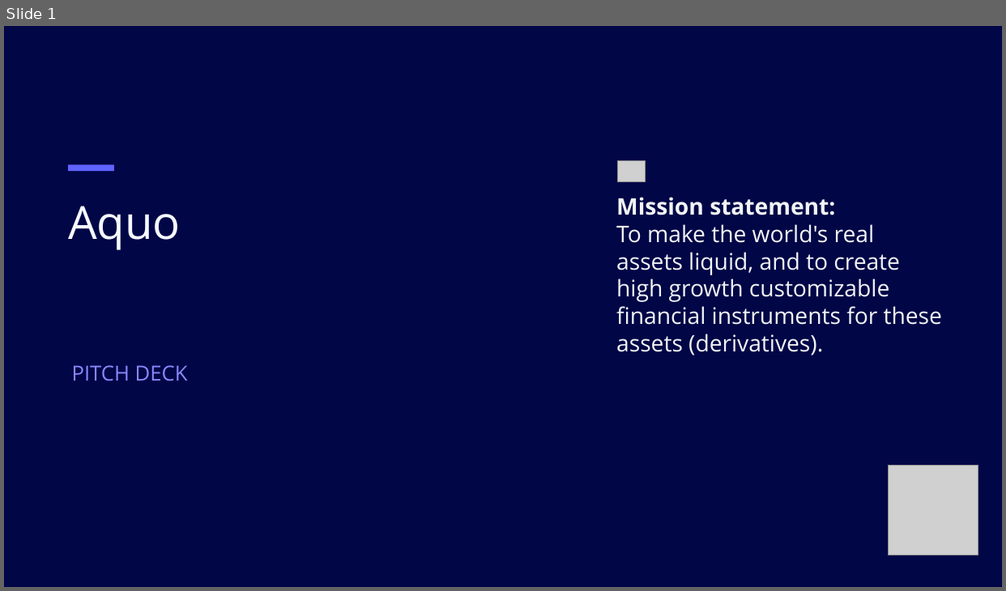
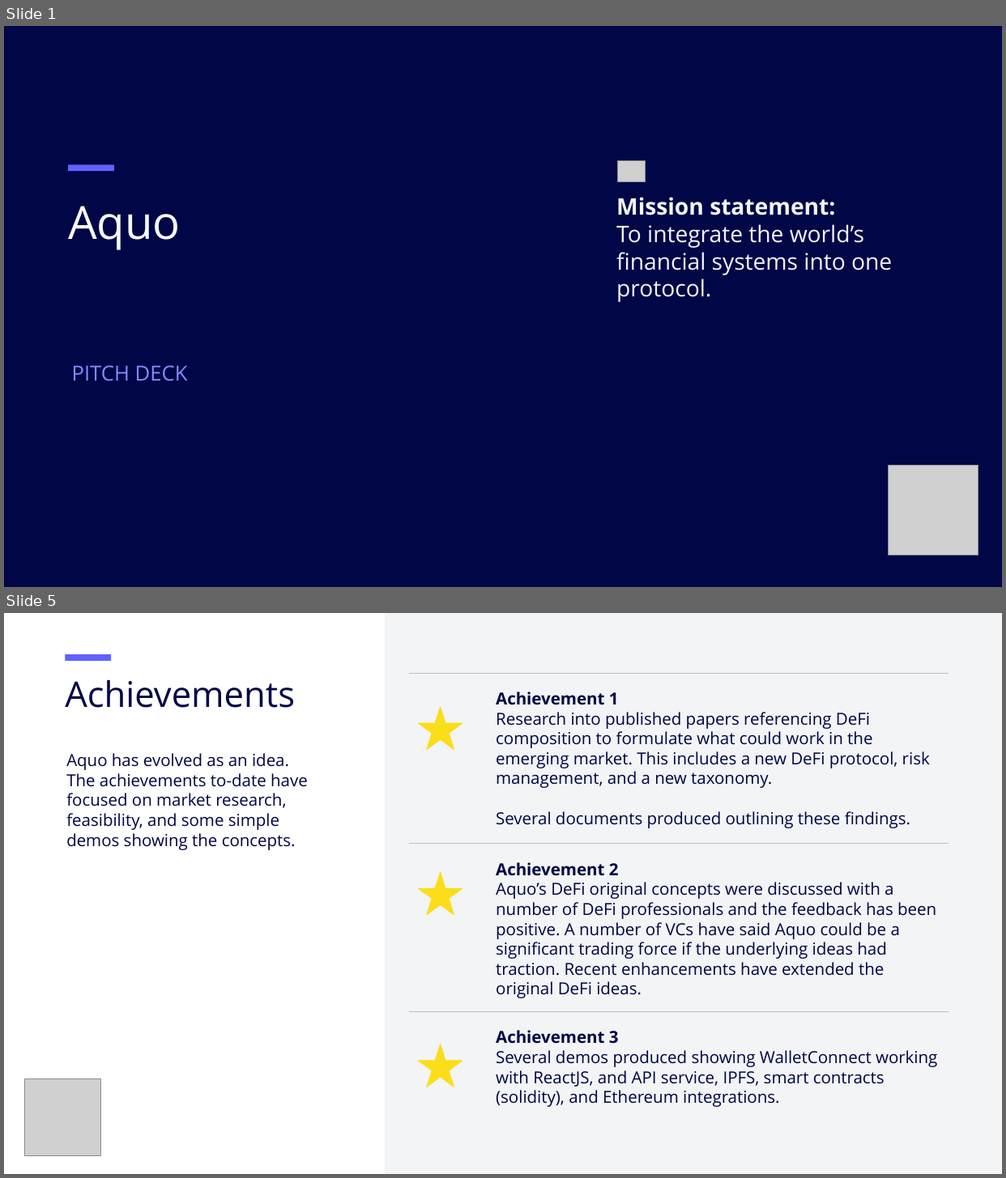
Before and after one commit to cryptotrader2023/aquo, a slide deck: public/aquopitchdeck.pptx. Shown one above the other, each under a label of ours: slide 1 before the commit, slides 1 and 5 after it; the slides between them are not shown. The pictures are 1006x591 and 1006x1178 pixels, drawn with LibreOffice and Linux fonts; fonts in the diff are those of the drawing; grey boxes stand for pictures. Boxes give left, top, right and bottom in pixels: in the first picture for what was removed or moved away, otherwise in the second. Text is boxed around its words. In the diff, an @@ line names an element or a change of style, - is before the commit and + after.

```diff
--- a/public/aquopitchdeck.pptx
+++ b/public/aquopitchdeck.pptx
@@ slide 5 added at (4, 613, 1002, 1174), background #F2F4F5 @@
@@ rectangle added at (4, 613, 385, 1174), fill #FFFFFF @@
@@ rectangle added at (66, 654, 111, 661), fill #6062FF @@
@@ text added at (65, 680, 295, 708), 34 pt, text #000646 @@
+Achievements
@@ line added from (409, 673) to (948, 673), #BFBFBF 0.75 pt @@
@@ star added at (418, 707, 462, 750), fill #FADE19, outline #FADE19 0.75 pt @@
@@ text added at (496, 692, 930, 828), 16 pt, text #000646 @@
+Achievement 1
+Research into published papers referencing DeFi composition to formulate what could work in the emerging market. This includes a new DeFi protocol, risk management, and a new taxonomy.
+Several documents produced outlining these findings.
@@ text added at (66, 753, 308, 850), 16 pt, text #000646 @@
+Aquo has evolved as an idea. The achievements to-date have focused on market research, feasibility, and some simple demos showing the concepts.
@@ line added from (409, 844) to (948, 844), #BFBFBF 0.75 pt @@
@@ star added at (418, 873, 462, 915), fill #FADE19, outline #FADE19 0.75 pt @@
@@ text added at (496, 862, 936, 999), 16 pt, text #000646 @@
+Achievement 2
+Aquo’s DeFi original concepts were discussed with a number of DeFi professionals and the feedback has been positive. A number of VCs have said Aquo could be a significant trading force if the underlying ideas had traction. Recent enhancements have extended the original DeFi ideas.
@@ line added from (409, 1012) to (948, 1012), #BFBFBF 0.75 pt @@
@@ star added at (418, 1045, 462, 1088), fill #FADE19, outline #FADE19 0.75 pt @@
@@ text added at (496, 1030, 937, 1107), 16 pt, text #000646 @@
+Achievement 3
+Several demos produced showing WalletConnect working with ReactJS, and API service, IPFS, smart contracts (solidity), and Ethereum integrations.
@@ picture added at (25, 1080, 101, 1156) @@
@@ slide 1 changed as well @@
@@ text at (616, 197, 892, 302): text changed @@
-Mission statement:
-To make the world's real assets liquid, and to create high growth customizable financial instruments for these assets (derivatives).
+Mission statement:
+To integrate the world’s financial systems into one protocol.
```
Also in this commit, not shown: 6 other slides changed, 4 other slides added, 5 slides removed, 32 other files.
